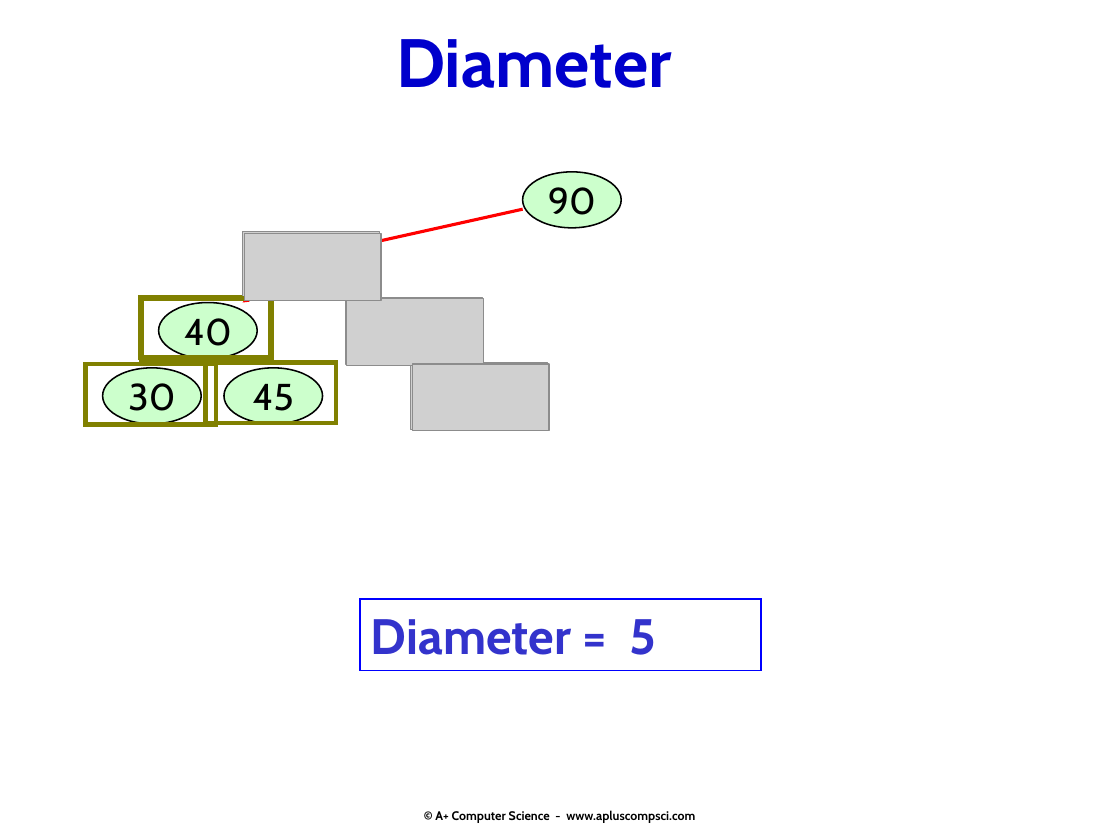
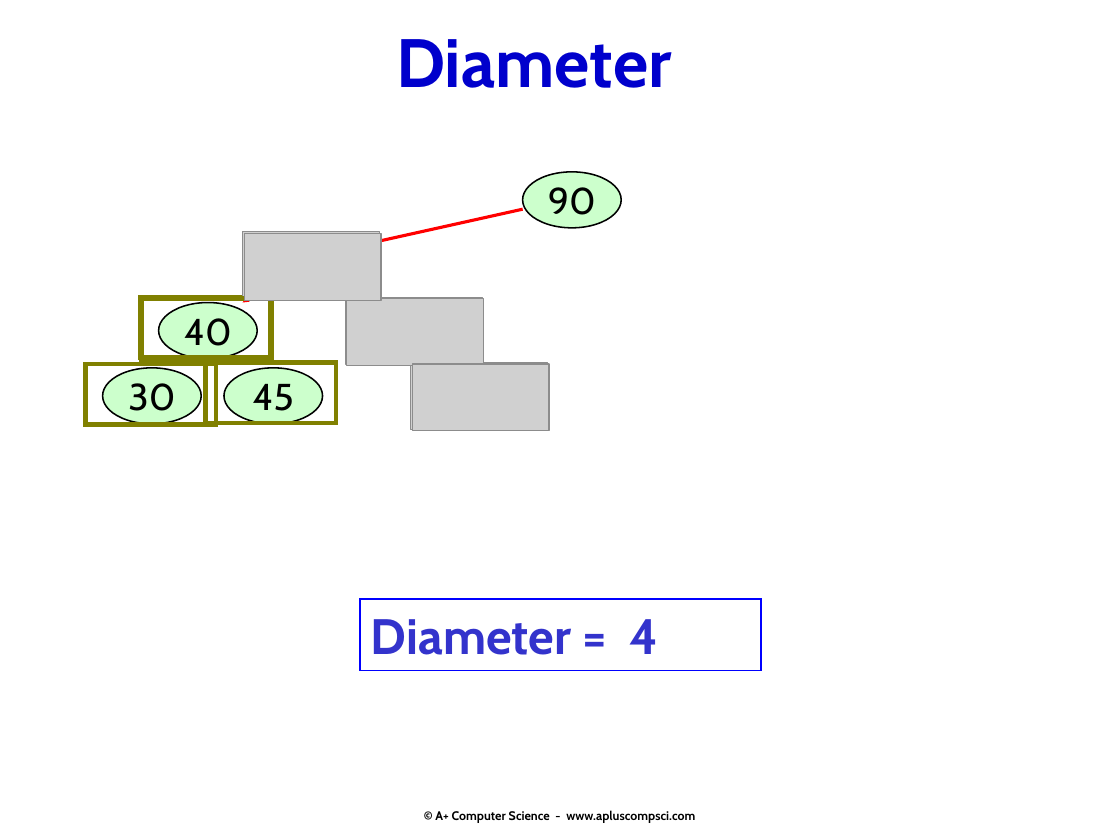
Before and after one commit to Cy-FairCS/cs3, a slide deck: slide 6 of u08a_bTrees/notes/_b - Attributes and and building BSTs.pptx. Drawn at 1120x840 pixels with LibreOffice and Linux fonts; fonts in the diff are those of the drawing; grey boxes stand for pictures. Boxes give left, top, right and bottom in pixels: in the first picture for what was removed or moved away, otherwise in the second. Text is boxed around its words. In the diff, an @@ line names an element or a change of style, - is before the commit and + after.

```diff
--- a/u08a_bTrees/notes/_b - Attributes and and building BSTs.pptx
+++ b/u08a_bTrees/notes/_b - Attributes and and building BSTs.pptx
@@ text in rectangle at <box>371,619,659,655</box>: text changed @@
-Diameter = 5
+Diameter = 4
```
Also in this commit, not shown: 1 other slide changed, 2 other files.
